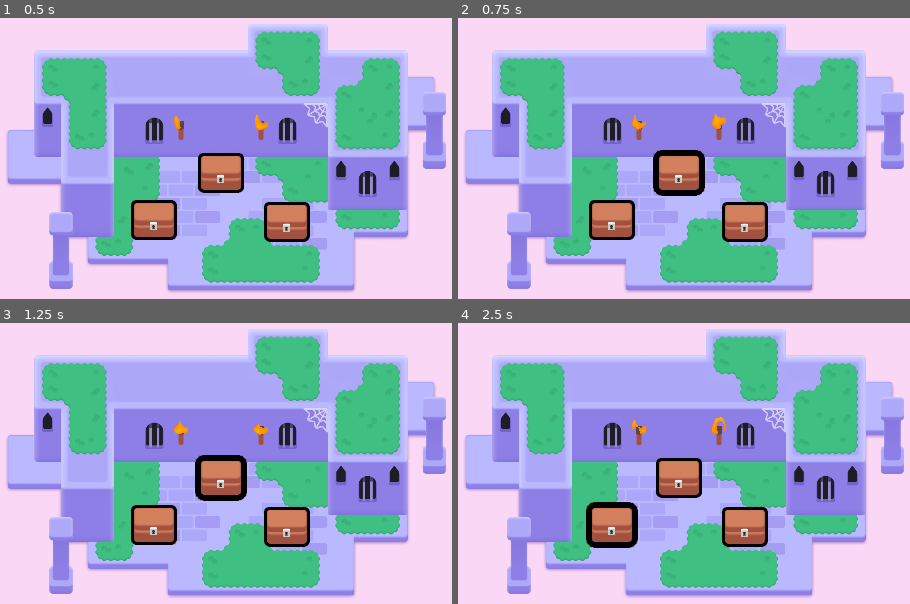
Above: before the commit, frames 1-4 (two rows, left to right).
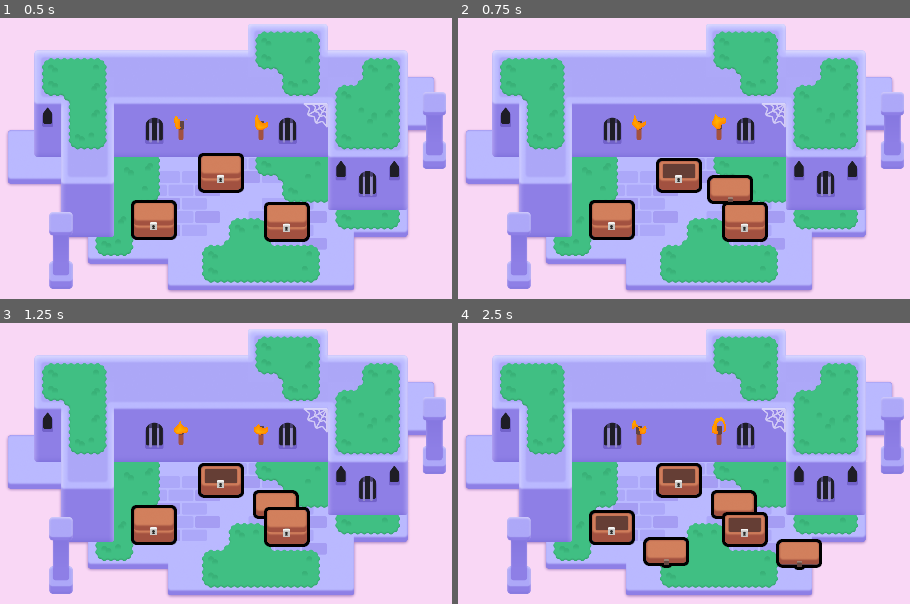
Above: after the commit, the same moments.

Repository: TDMXFFTF/2d-GameDev-Course
Game: Godot game, scene res://lessons/mini_dungeon.tscn
The game is run twice, just before and just after one commit, with the same random seed, the same clock (stepped at 60 frames per second) and the same inputs.
Inputs (mouse positions are in pixels of both pictures, inside the frame that each line leads up to):
- Up to frame 1 (0.5 s): no input
- Up to frame 2 (0.75 s): tap Enter at 0.5 s; move the mouse to (679, 172) at 0.52 s; press the mouse at (679, 172) at 0.53 s; hold D (move_right) from 0.53 s (still down)
- Up to frame 3 (1.25 s): keep holding D (move_right); tap Space at 0.77 s
- Up to frame 4 (2.5 s): move the mouse to (742, 525) at 1.27 s; release D (move_right) at 1.28 s; release the mouse at (742, 525) at 1.28 s; hold S (move_down) 1.28-2.03 s; right-click (742, 525) at 1.35 s; click (742, 525) at 1.42 s; tap Space at 1.52 s; move the mouse to (611, 525) at 2.02 s; hold D (move_right) from 2.03 s (still down); tap Z at 2.1 s; click (611, 525) at 2.17 s

Frame 1 is identical in both runs. In frame 2, 2.1% of the frame differs, in the area x 43-66%, y 46-67%; in frame 3, 1.8%; in frame 4, 5.2%, in the area x 28-81%, y 48-88%.

Commit message:
L6 Spawn random loot

Diff:
--- a/M06.looting_workbook/lessons/chest/chest.gd
+++ b/M06.looting_workbook/lessons/chest/chest.gd
@@ -1,6 +1,13 @@
 extends Area2D
 
 @onready var canvas_group: CanvasGroup = $CanvasGroup
+@onready var animation_player = $AnimationPlayer
+
+
+
+func open() -> void:
+	animation_player.play("open")
+	input_pickable = false
 
 func _ready() -> void:
 	mouse_entered.connect(_on_mouse_entered)
@@ -17,3 +24,13 @@
 
 func set_outline_thickness(new_thickness: float) -> void:
 	canvas_group.material.set_shader_parameter("line_thickness", new_thickness)
+
+func _input_event(viewport: Node, event: InputEvent, shape_idx: int):
+	var event_is_more_click: bool = (
+		event is InputEventMouseButton and
+		event.button_index == MOUSE_BUTTON_LEFT and
+		event.is_pressed()
+	)
+
+	if event_is_more_click:
+		open()
--- a/M06.looting_workbook/lessons/chest/chest.tscn
+++ b/M06.looting_workbook/lessons/chest/chest.tscn
@@ -16,6 +16,21 @@
 shader_parameter/line_thickness = 20.0
 shader_parameter/viewport_scale = Vector2(1, 1)
 
+[sub_resource type="Animation" id="Animation_rnkw0"]
+length = 0.001
+tracks/0/type = "value"
+tracks/0/imported = false
+tracks/0/enabled = true
+tracks/0/path = NodePath("CanvasGroup/Top:position")
+tracks/0/interp = 1
+tracks/0/loop_wrap = true
+tracks/0/keys = {
+"times": PackedFloat32Array(0),
+"transitions": PackedFloat32Array(1),
+"update": 0,
+"values": [Vector2(1, -11)]
+}
+
 [sub_resource type="Animation" id="Animation_ybtgo"]
 resource_name = "open"
 tracks/0/type = "value"
@@ -29,21 +44,6 @@
 "transitions": PackedFloat32Array(1, 1, 1),
 "update": 0,
 "values": [Vector2(1, -11), Vector2(87, -75), Vector2(132, 67)]
-}
-
-[sub_resource type="Animation" id="Animation_rnkw0"]
-length = 0.001
-tracks/0/type = "value"
-tracks/0/imported = false
-tracks/0/enabled = true
-tracks/0/path = NodePath("CanvasGroup/Top:position")
-tracks/0/interp = 1
-tracks/0/loop_wrap = true
-tracks/0/keys = {
-"times": PackedFloat32Array(0),
-"transitions": PackedFloat32Array(1),
-"update": 0,
-"values": [Vector2(1, -11)]
 }
 
 [sub_resource type="AnimationLibrary" id="AnimationLibrary_4nrl7"]
--- a/M06.looting_workbook/practices/L5.P1.open_the_door/door.gd
+++ b/M06.looting_workbook/practices/L5.P1.open_the_door/door.gd
@@ -6,8 +6,14 @@
 func _input_event(viewport: Node, event: InputEvent, shape_index: int):
 	# Complete this boolean expression to check if the input event is a left-mouse click.
 	var event_is_mouse_click: bool = (
-		false
+		event is InputEventMouseButton and
+		event.button_index == MOUSE_BUTTON_LEFT and
+		event.is_pressed()
 	)
 
 	if event_is_mouse_click:
-		pass
+		open()
+func open() -> void:
+	animation_player.play("open")
+
+	input_pickable = false
--- a/M06.looting_workbook/practices/L5.P1.open_the_door/open_the_door.tscn
+++ b/M06.looting_workbook/practices/L5.P1.open_the_door/open_the_door.tscn
@@ -1,17 +1,13 @@
-[gd_scene load_steps=4 format=3]
+[gd_scene load_steps=3 format=3 uid="uid://bs4bvskhv0kak"]
 
 [ext_resource type="PackedScene" path="res://practices/L5.P1.open_the_door/door_open.tscn" id="1_jjcwt"]
-[ext_resource type="Script" path="res://practices/L5.P1.open_the_door/door.gd" id="2_761eb"]
-[ext_resource type="Texture2D" path="res://practices/L5.P1.open_the_door/wall.png" id="3_nmn4b"]
+[ext_resource type="Texture2D" uid="uid://dwbwn5t4dfiib" path="res://practices/L5.P1.open_the_door/wall.png" id="3_nmn4b"]
 
 [node name="OpenTheDoor" type="Node2D"]
 metadata/_edit_horizontal_guides_ = []
 
-[node name="DoorOpen" type="Area2D" parent="." instance=ExtResource("1_jjcwt")]
+[node name="DoorOpen" parent="." instance=ExtResource("1_jjcwt")]
 position = Vector2(960, 446.5)
-collision_layer = 2
-collision_mask = 0
-script = ExtResource("2_761eb")
 
 [node name="Wall" type="Sprite2D" parent="."]
 position = Vector2(959, 929.5)
--- a/M06.looting_workbook/practices/L5.P2.pop_the_balloon/balloon_pop.gd
+++ b/M06.looting_workbook/practices/L5.P2.pop_the_balloon/balloon_pop.gd
@@ -4,8 +4,8 @@
 func _input_event(viewport: Node, event: InputEvent, shape_index: int):
 	var event_is_mouse_release: bool = (
 		event is InputEventMouseButton
-		and event.button_index == MOUSE_BUTTON_LEFT
+		and event.button_index == MOUSE_BUTTON_LEFT and
+		event.is_released()
 	)
-
 	if event_is_mouse_release:
-		pass
+		queue_free()
--- a/M06.looting_workbook/practices/L5.P2.pop_the_balloon/pop_the_balloon.tscn
+++ b/M06.looting_workbook/practices/L5.P2.pop_the_balloon/pop_the_balloon.tscn
@@ -1,16 +1,11 @@
-[gd_scene load_steps=3 format=3]
+[gd_scene load_steps=2 format=3 uid="uid://d0ecue6bc8iha"]
 
 [ext_resource type="PackedScene" path="res://practices/L5.P2.pop_the_balloon/balloon_pop.tscn" id="1_enrvy"]
-[ext_resource type="Script" path="res://practices/L5.P2.pop_the_balloon/balloon_pop.gd" id="2_xkyg3"]
 
 [node name="PopTheBalloon" type="Node2D"]
 metadata/_edit_horizontal_guides_ = []
 
-[node name="BalloonPop" type="Area2D" parent="." instance=ExtResource("1_enrvy")]
-position = Vector2(960, 540)
-collision_layer = 2
-collision_mask = 0
-script = ExtResource("2_xkyg3")
+[node name="BalloonPop" parent="." instance=ExtResource("1_enrvy")]
 
 [node name="ExtraVisuals" type="Node" parent="."]
 
